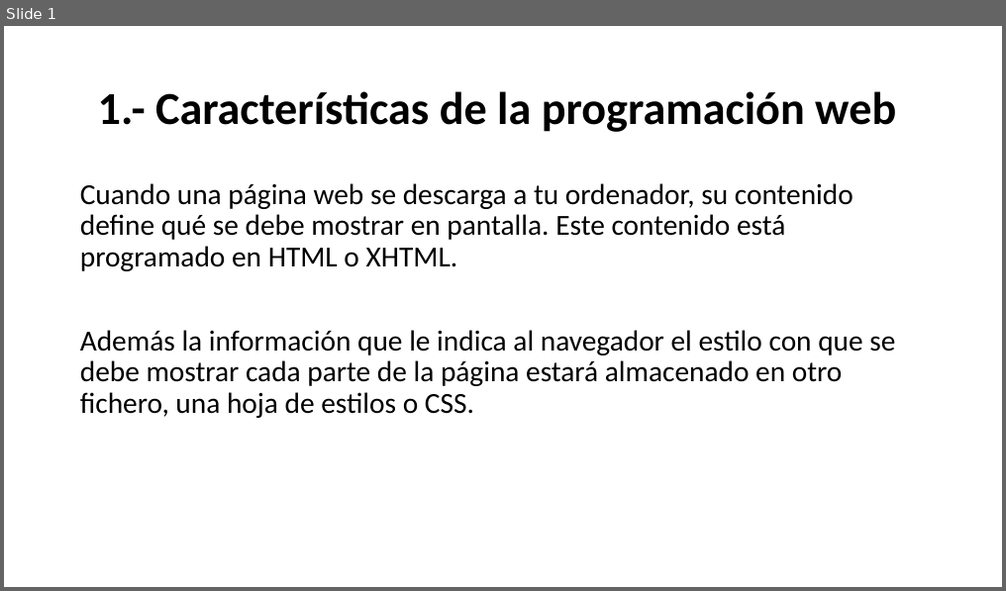
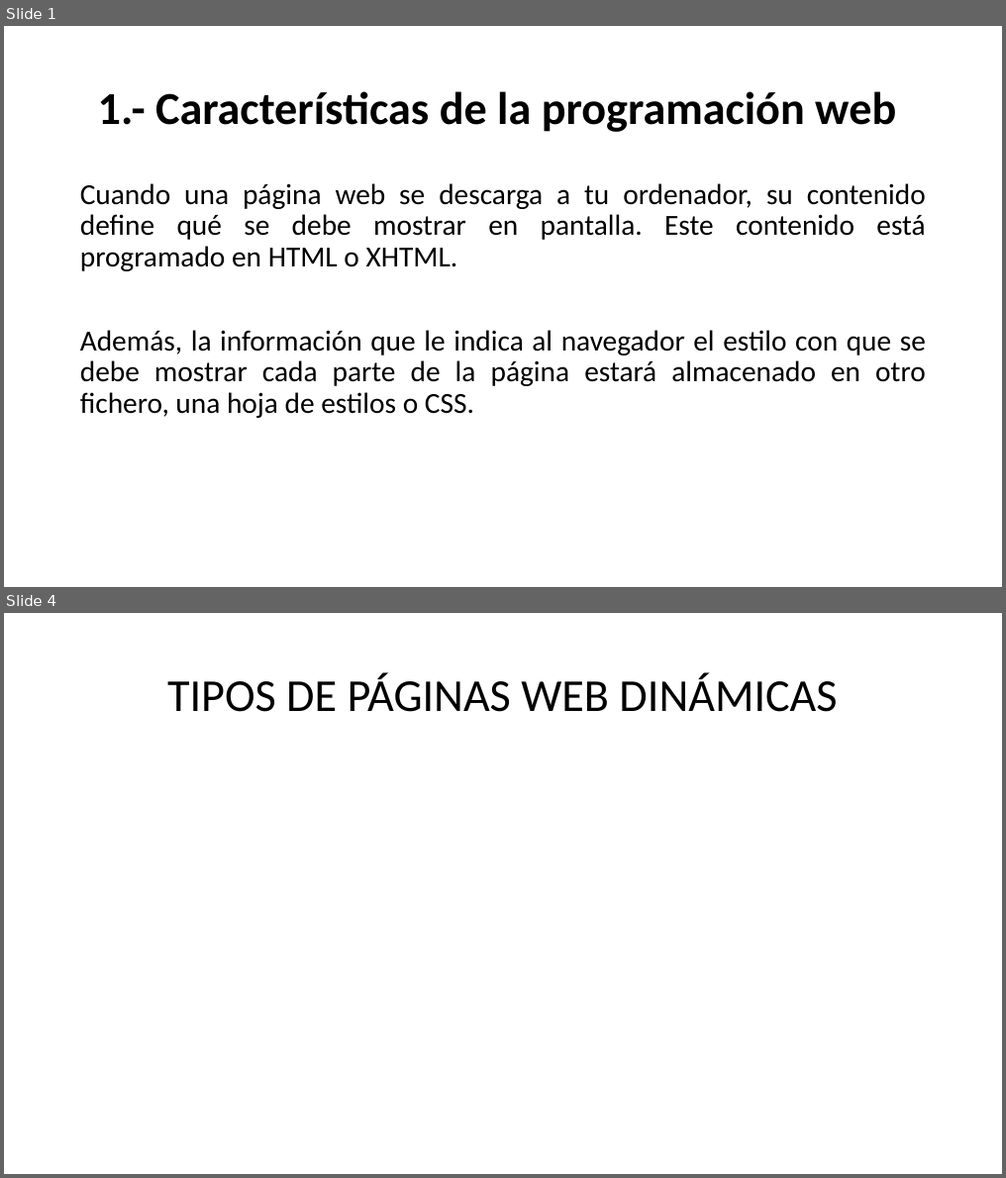
Before and after one commit to raulopsanch/DAW2, a slide deck: Desarrollo web en entorno servidor/Tema_01/Ejercicios/Raúl_Lòpez_Sánchez_Tarea_Tema_1.pptx. Shown one above the other, each under a label of ours: slide 1 before the commit, slides 1 and 4 after it; the slides between them are not shown. The pictures are 1006x591 and 1006x1178 pixels, drawn with LibreOffice and Linux fonts; fonts in the diff are those of the drawing. Boxes give left, top, right and bottom in pixels: in the first picture for what was removed or moved away, otherwise in the second. Text is boxed around its words. In the diff, an @@ line names an element or a change of style, - is before the commit and + after.

```diff
--- a/Desarrollo web en entorno servidor/Tema_01/Ejercicios/Raúl_Lòpez_Sánchez_Tarea_Tema_1.pptx
+++ b/Desarrollo web en entorno servidor/Tema_01/Ejercicios/Raúl_Lòpez_Sánchez_Tarea_Tema_1.pptx
@@ slide 4 added at box(4, 613, 1002, 1174), background #FFFFFF @@
@@ title added at box(167, 673, 837, 712), 44 pt, text #000000 @@
+TIPOS DE PÁGINAS WEB DINÁMICAS
@@ slide 1 changed as well @@
@@ text at box(80, 183, 926, 272): alignment left to justified @@
@@ text at box(80, 330, 926, 418): text changed @@
-Además la información que le indica al navegador el estilo con que se debe mostrar cada parte de la página estará almacenado en otro fichero, una hoja de estilos o CSS.
+Además, la información que le indica al navegador el estilo con que se debe mostrar cada parte de la página estará almacenado en otro fichero, una hoja de estilos o CSS.
```
Also in this commit, not shown: 3 other slides added, 1 slide removed, 1 other file.
